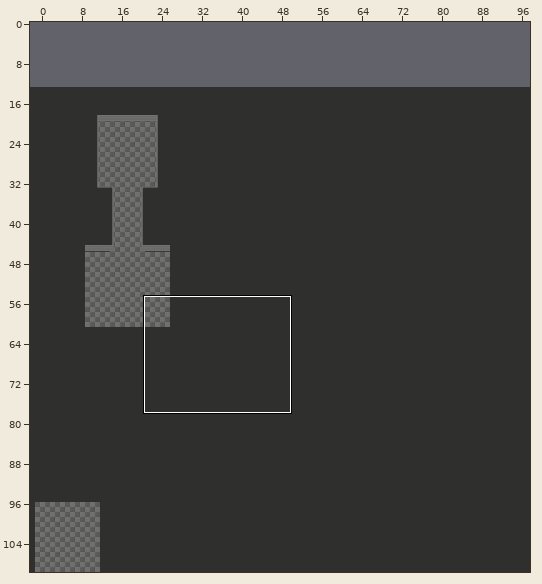
Level history. Tiled map: tmx/map_2.tmx. Above: a wide view before the commit, with the close-up outlined.
Close-up. Before:
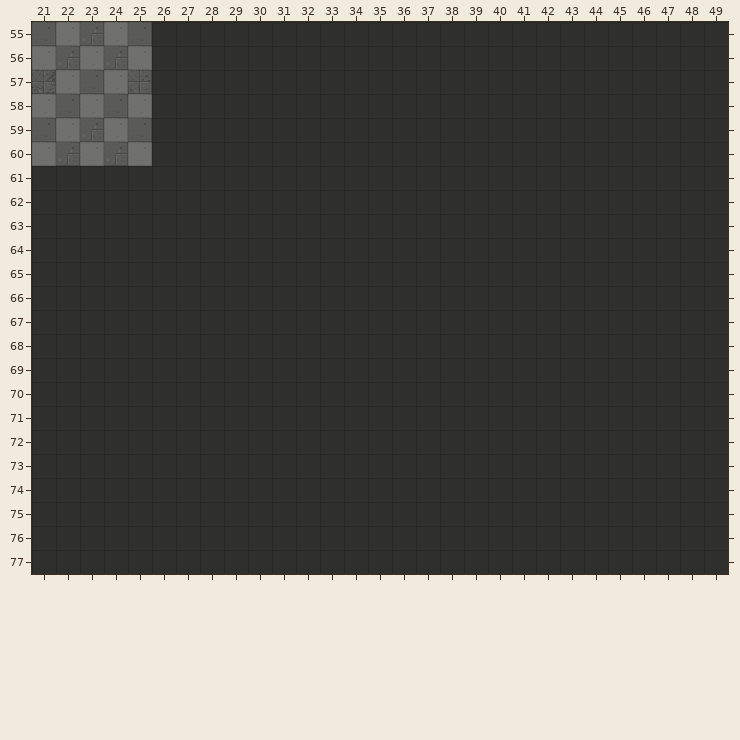
Cells are 32x32 px. Shown: x 21..49, y 55..77. The commit also changed other parts of the map, which this record leaves out. The old version is drawn lined up with the new one.
And afterwards:
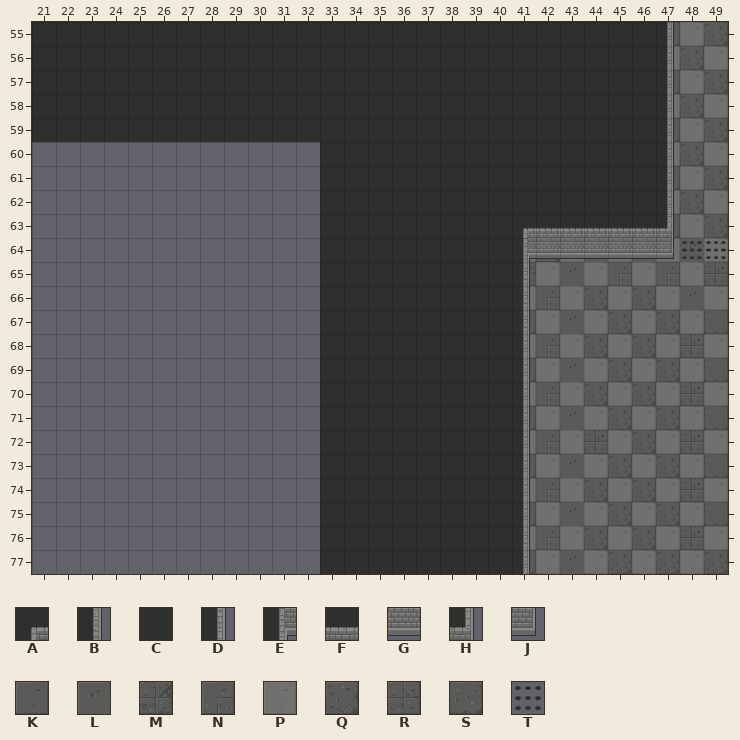
Key: from "tileset_1": A 3, B 16 turned 180, C 17, D 18, E 19, F 33, G 49, H 65, J 81, K 88, L 90, M 92, N 93, P 95, Q 104, R 105, S 109, T 245 "trap".
_ is an empty cell.
Tiles replaced or removed in this view: C, K, M, N, P, R.
Difference:
Changed rows in their new state; . is an unchanged cell.
map size 100x100 -> 100x120 cells (old content now starts at -2,13; both pictures use the new coordinates)
Layer "background":
first column x 21:
60 ____________
61 ____________
62 ____________
63 ____________
64 ____________
65 ____________
66 ____________
67 ____________
68 ____________
69 ____________
70 ____________
71 ____________
72 ____________
73 ____________
74 ____________
75 ____________
76 ____________
77 ____________
Layer "floor":
first column x 21:
55 _____.....................SPQ
56 _____.....................PQP
57 _____.....................SPQ
58 _____.....................PQP
59 _____.....................SPQ
60 _____.....................PQP
61 ..........................SPQ
62 ..........................PQP
63 ..........................SPQ
64 ....................PQPLPLPLP
65 ....................RPLPNPNPR
66 ....................PNPQPQPLP
67 ....................SPLPQPQPS
68 ....................PNPQPQPRP
69 ....................SPLPQPQPS
70 ....................PNPQPQPRP
71 ....................SPLPQPQPS
72 ....................PNPRPQPRP
73 ....................SPLPQPQPS
74 ....................PNPQPQPRP
75 ....................SPLPQPQPS
76 ....................PNPQPQPRP
77 ....................SPLPQPQPQ
Layer "walls":
first column x 41:
55 ......D
56 ......D
57 ......D
58 ......D
59 ......D
60 ......D
61 ......D
62 ......D
63 AFFFFFH
64 EGGGGGJ
65 B......
66 B......
67 B......
68 D......
69 D......
70 D......
71 D......
72 D......
73 D......
74 D......
75 D......
76 B......
77 D......
Layer "trap":
first column x 48:
64 TT
Where, in picture pixels (left, top, right, bottom), the same in both close-ups:
removed: (32, 22, 320, 574)
added: (523, 22, 728, 574)
